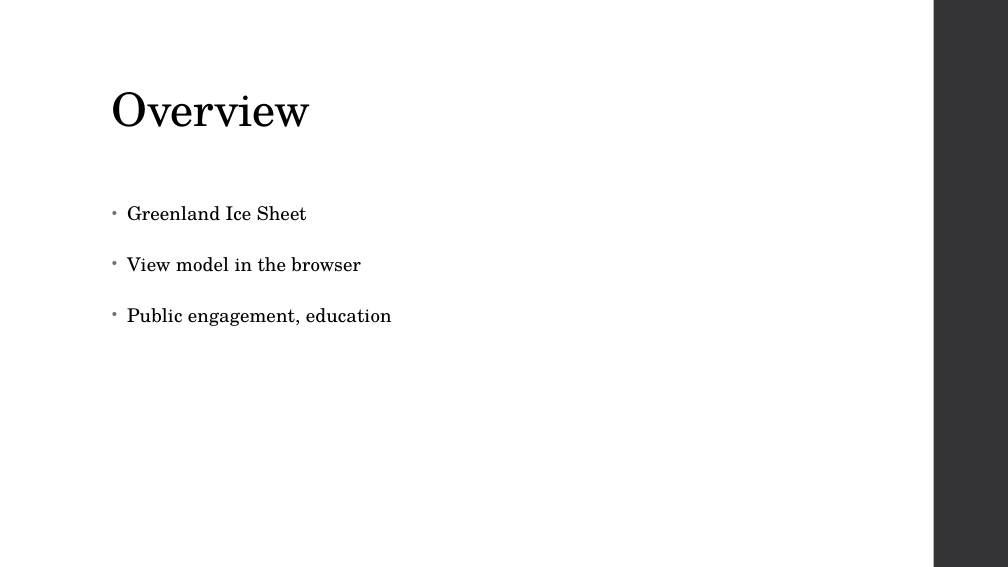
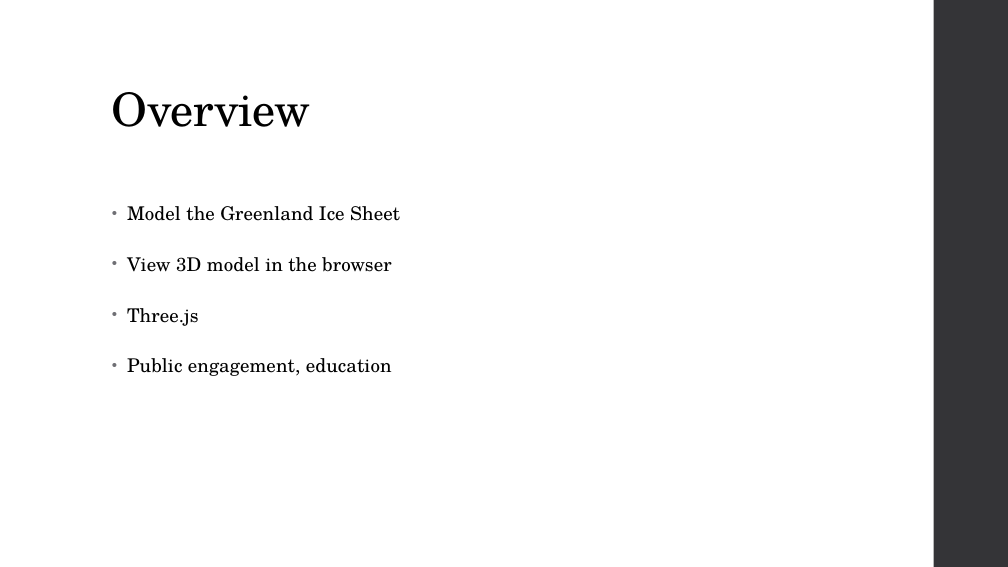
Before and after one commit to MKinsey/pvd-viewer, a slide deck: slide 2 of intro.pptx. Drawn at 1008x567 pixels with LibreOffice and Linux fonts; fonts in the diff are those of the drawing. Boxes give left, top, right and bottom in pixels: in the first picture for what was removed or moved away, otherwise in the second. Text is boxed around its words. In the diff, an @@ line names an element or a change of style, - is before the commit and + after.

```diff
--- a/intro.pptx
+++ b/intro.pptx
@@ text at (127, 206, 400, 326): text changed @@
-• Greenland Ice Sheet
-• View model in the browser
+• Model the Greenland Ice Sheet
+• View 3D model in the browser
+• Three.js
```
Also in this commit, not shown: 3 other slides changed, 1 slide added, 1 other file.
